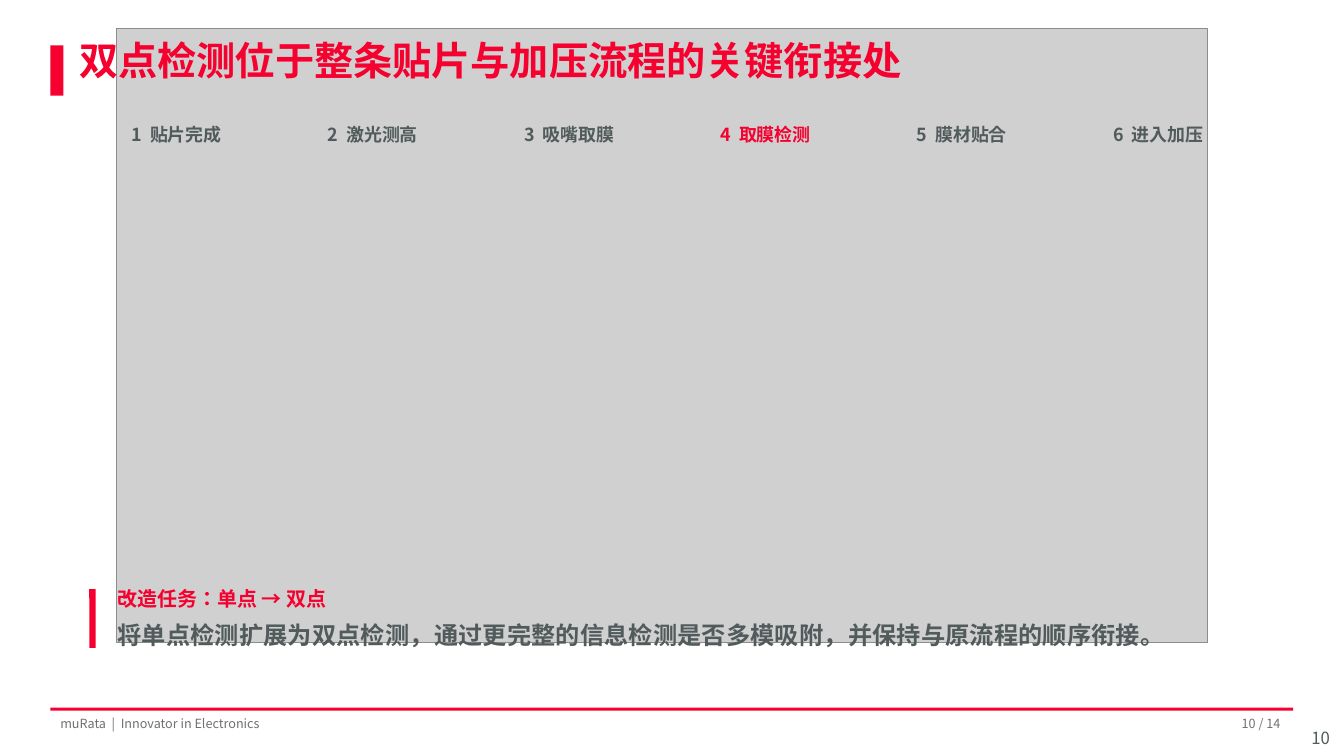
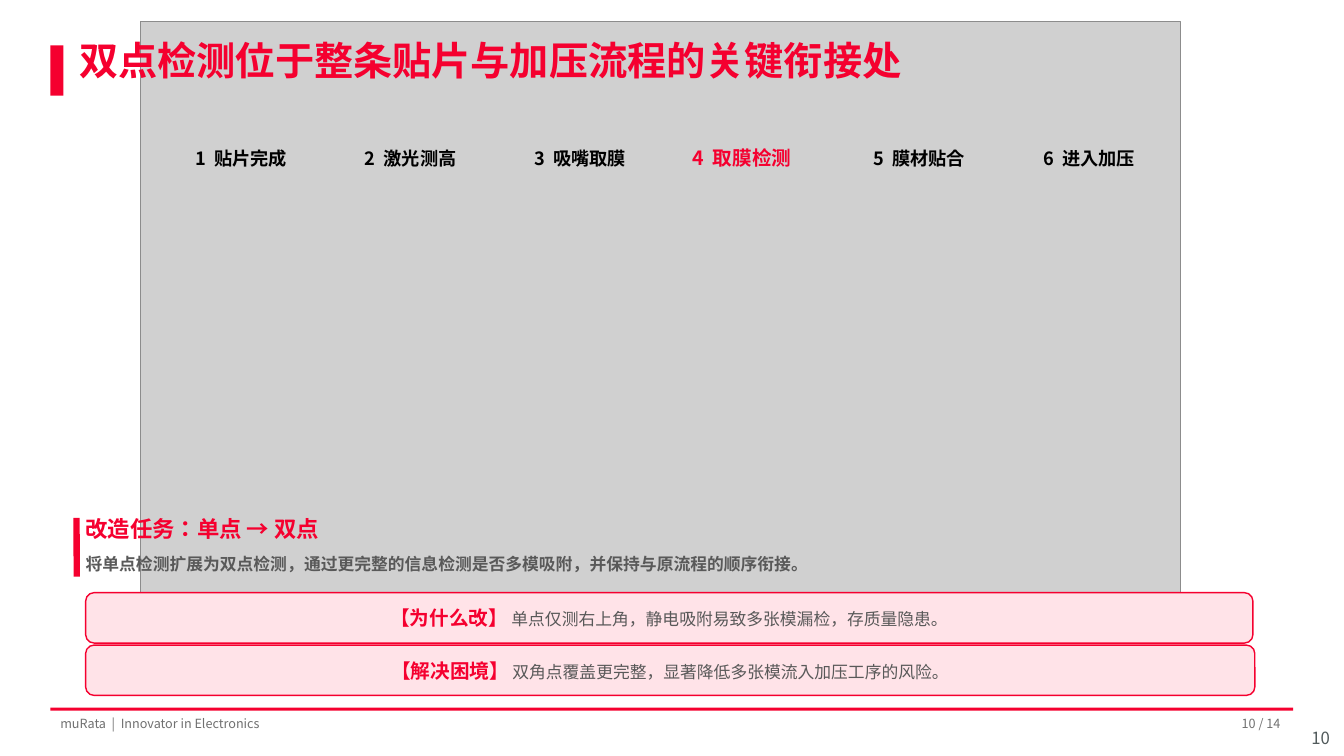
Before and after one commit to Zhang-Bo-glitch/muRata, a slide deck: slide 10 of 结业汇报.pptx. Drawn at 1344x756 pixels with LibreOffice and Linux fonts; fonts in the diff are those of the drawing; grey boxes stand for pictures; background and template pictures are left out. Boxes give left, top, right and bottom in pixels: in the first picture for what was removed or moved away, otherwise in the second. Text is boxed around its words. In the diff, an @@ line names an element or a change of style, - is before the commit and + after.

Commit message:
添加为什么改，解决困境

```diff
--- a/结业汇报.pptx
+++ b/结业汇报.pptx
@@ picture: place and size @@
-picture at [116,29,1208,643]
+picture at [140,21,1181,606]
@@ text "1 贴片完成": place and size @@
-text "1 贴片完成" at [132,126,221,143]
+text "1 贴片完成" at [195,149,287,167]
@@ text "2 激光测高": place and size @@
-text "2 激光测高" at [328,126,417,143]
+text "2 激光测高" at [365,149,457,167]
@@ text "3 吸嘴取膜": place and size @@
-text "3 吸嘴取膜" at [524,126,614,143]
+text "3 吸嘴取膜" at [534,149,626,167]
@@ text "4 取膜检测": place and size @@
-text "4 取膜检测" at [721,126,810,143]
+text "4 取膜检测" at [692,148,791,167]
@@ text "4 取膜检测" at [692,148,791,167]: size 12.8 to 14 pt @@
@@ text "5 膜材贴合": place and size @@
-text "5 膜材贴合" at [917,126,1006,143]
+text "5 膜材贴合" at [874,149,966,167]
@@ size 12.8 to 13 pt, text colour #525B5C to #000000 in 5 elements at [534,149,626,167], [365,149,457,167], [874,149,966,167], [195,149,287,167], [1043,149,1135,167] @@
@@ text "6 进入加压": place and size @@
-text "6 进入加压" at [1113,126,1203,143]
+text "6 进入加压" at [1043,149,1135,167]
@@ line moved from (93, 589) - (93, 648) to (77, 518) - (77, 577) @@
@@ text "改造任务：单点 → 双点": place and size @@
-text "改造任务：单点 → 双点" at [118,589,326,608]
+text "改造任务：单点 → 双点" at [86,515,319,543]
@@ text "改造任务：单点 → 双点" at [86,515,319,543]: size 14.2 to 16 pt @@
@@ text "将单点检测扩展为双点检测，通过更完整的信息检测是否多模吸附，并保持与原流程的顺序衔接。": place and size @@
-text "将单点检测扩展为双点检测，通过更完整的信息检测是否多模吸附，并保持与原流程的顺序衔接。" at [118,623,1165,650]
+text "将单点检测扩展为双点检测，通过更完整的信息检测是否多模吸附，并保持与原流程的顺序衔接。" at [86,553,808,575]
@@ text "将单点检测扩展为双点检测，通过更完整的信息检测是否多模吸附，并保持与原流程的顺序衔接。" at [86,553,808,575]: size 17.3 to 12 pt, text colour #525B5C to #595959 @@
@@ rounded rectangle added at [86,593,1253,643], fill #FFE3E8, outline #F5002F 1 pt, 12 pt, text #595959 @@
+【为什么改】 单点仅测右上角，静电吸附易致多张模漏检，存质量隐患。
@@ rounded rectangle added at [86,645,1255,696], fill #FFE3E8, outline #F5002F 1 pt, 12 pt, text #595959 @@
+【解决困境】 双角点覆盖更完整，显著降低多张模流入加压工序的风险。
```
Also in this commit, not shown: 1 other slide changed, 1 other file.
